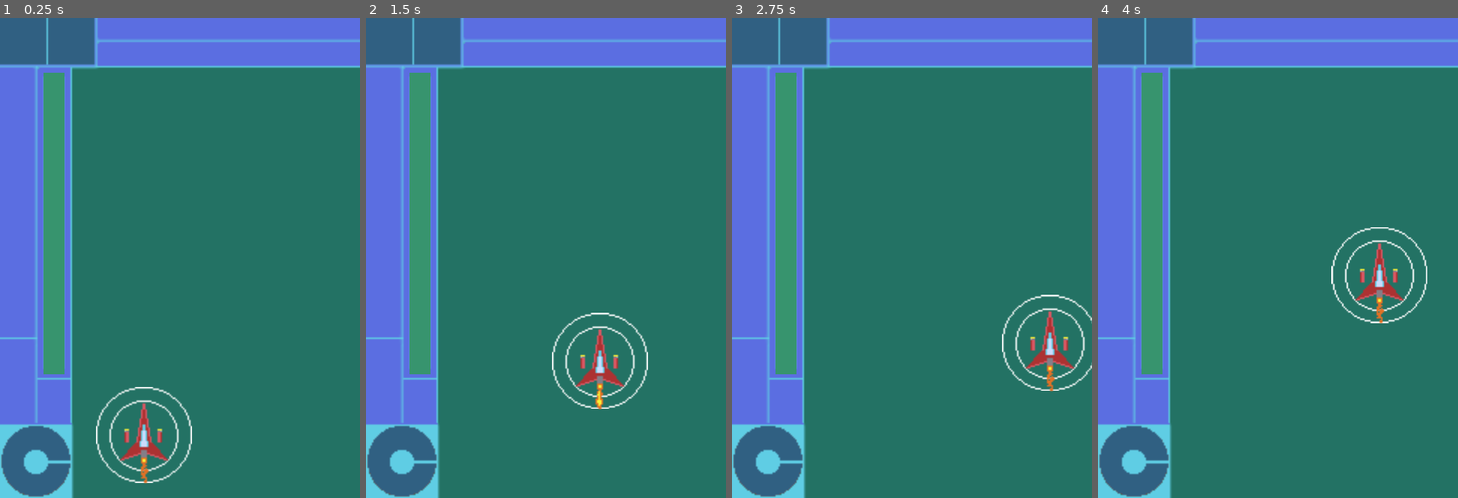
Above: before the commit, frames 1-4 (left to right).
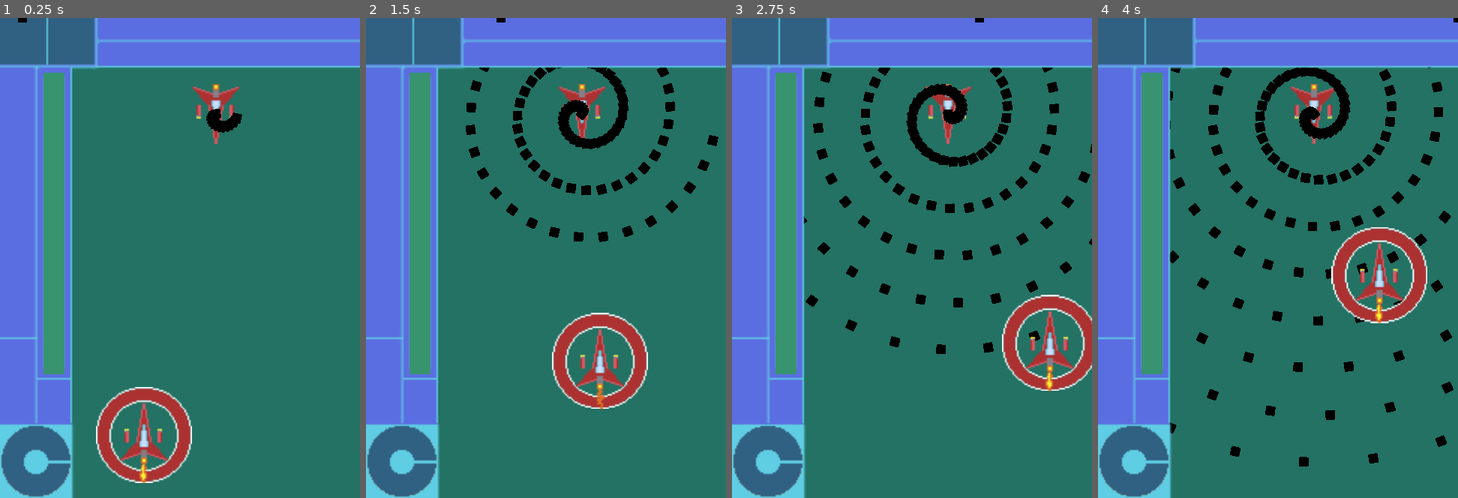
Above: after the commit, the same moments.

Repository: AceSoren/Datastream
Game: Godot game, scene res://Main.tscn
The game is run twice, just before and just after one commit, with the same random seed, the same clock (stepped at 60 frames per second) and the same inputs. Before the commit the project starts from res://Battle Screen.tscn. The engine's default icon, where the game draws it, is replaced by a stand-in: a white triangle on a blue panel in a dark square.
Inputs:
- Up to frame 1 (0.25 s): no input
- Up to frame 2 (1.5 s): hold D (move_right) 0.53-1.28 s; hold W (move_fore) 0.53-1.28 s; hold S (move_back) from 1.28 s (still down); tap W (move_fore) at 1.35 s
- Up to frame 3 (2.75 s): release S (move_back) at 2.03 s; hold D (move_right) from 2.03 s (still down); hold W (move_fore) from 2.03 s (still down)
- Up to frame 4 (4 s): release W (move_fore) at 2.78 s; tap W (move_fore) at 2.85 s; release D (move_right) at 3.53 s; hold A (move_left) from 3.53 s (still down); hold W (move_fore) from 3.53 s (still down)

The runs differ from the first frame. In frame 1, 2.7% of the frame differs, in the area x 5-68%, y 0-98%; in frame 2, 5.6%; in frame 3, 6.5%; in frame 4, 7.4%, in the area x 19-100%, y 0-94%.

Commit message:
Added enemy and bullets
* Added bullets and enemy attack pattern
* Luckily bullets fly under the HUD when spawned by enemy unit
TODO: Implement preliminary hitbox functionality

Diff:
--- /dev/null
+++ b/Bullets.gd
@@ -0,0 +1,16 @@
+extends Node2D
+
+
+# Declare member variables here. Examples:
+# var a = 2
+# var b = "text"
+
+
+# Called when the node enters the scene tree for the first time.
+func _ready():
+	pass # Replace with function body.
+
+
+# Called every frame. 'delta' is the elapsed time since the previous frame.
+func _process(delta):
+	self.position += Vector2(1,0).rotated(rotation)
--- /dev/null
+++ b/Bullets.tscn
@@ -0,0 +1,16 @@
+[gd_scene load_steps=3 format=2]
+
+[ext_resource path="res://icon.png" type="Texture" id=1]
+[ext_resource path="res://Bullets.gd" type="Script" id=2]
+
+[node name="Bullets" type="Node2D"]
+script = ExtResource( 2 )
+
+[node name="Sprite" type="Sprite" parent="."]
+modulate = Color( 0, 0, 0, 1 )
+scale = Vector2( 0.1, 0.1 )
+texture = ExtResource( 1 )
+
+[node name="RayCast2D" type="RayCast2D" parent="."]
+enabled = true
+cast_to = Vector2( 0, 5 )
--- /dev/null
+++ b/Enemy.gd
@@ -0,0 +1,20 @@
+extends Node2D
+
+var BulletScene = load("res://Bullets.tscn")
+# Declare member variables here. Examples:
+# var a = 2
+# var b = "text"
+
+
+# Called when the node enters the scene tree for the first time.
+func _ready():
+	pass # Replace with function body.
+
+
+# Called every frame. 'delta' is the elapsed time since the previous frame.
+func _process(delta):
+	rotate(0.2)
+	var b = BulletScene.instance()
+	b.position = self.position
+	b.rotation = self.rotation
+	get_parent().add_child(b)
--- /dev/null
+++ b/Enemy.tscn
@@ -0,0 +1,16 @@
+[gd_scene load_steps=3 format=2]
+
+[ext_resource path="res://FIGHTER-Sheet.png" type="Texture" id=1]
+[ext_resource path="res://Enemy.gd" type="Script" id=2]
+
+[node name="Enemy" type="Node2D"]
+position = Vector2( 144, 64 )
+
+[node name="Sprite" type="Sprite" parent="."]
+texture = ExtResource( 1 )
+flip_v = true
+region_enabled = true
+region_rect = Rect2( 16, 2, 32, 40 )
+
+[node name="Node2D" type="Node2D" parent="Sprite"]
+script = ExtResource( 2 )
--- a/Fighter.gd
+++ b/Fighter.gd
@@ -13,7 +13,6 @@
 	if Input.is_action_pressed("move_back"):
 		move_and_slide(Vector2(0, 80))
 
-
 func _physics_process(delta):
 	get_input(delta)
 	move_and_slide(vel)
--- /dev/null
+++ b/Main.gd
@@ -0,0 +1,16 @@
+extends Node2D
+
+
+# Declare member variables here. Examples:
+# var a = 2
+# var b = "text"
+
+
+# Called when the node enters the scene tree for the first time.
+func _ready():
+	pass # Replace with function body.
+
+
+# Called every frame. 'delta' is the elapsed time since the previous frame.
+#func _process(delta):
+#	pass
--- /dev/null
+++ b/Main.tscn
@@ -0,0 +1,15 @@
+[gd_scene load_steps=5 format=2]
+
+[ext_resource path="res://Main.gd" type="Script" id=1]
+[ext_resource path="res://Enemy.tscn" type="PackedScene" id=2]
+[ext_resource path="res://Player.tscn" type="PackedScene" id=3]
+[ext_resource path="res://Bullets.tscn" type="PackedScene" id=4]
+
+[node name="Node2D" type="Node2D"]
+script = ExtResource( 1 )
+
+[node name="Enemy" parent="." instance=ExtResource( 2 )]
+
+[node name="Ui-Base" parent="." instance=ExtResource( 3 )]
+
+[node name="Bullets" parent="." instance=ExtResource( 4 )]
--- a/Battle Screen.tscn
+++ b/Player.tscn
@@ -78,10 +78,10 @@
 position = Vector2( 0, 7.75758 )
 scale = Vector2( 1, 0.969697 )
 frames = SubResource( 2 )
+frame = 1
 playing = true
 
 [node name="Health-meter" type="Sprite" parent="KinematicBody2D/Hitbox/Fighter"]
-visible = false
 show_behind_parent = true
 position = Vector2( 0, -9 )
 texture = ExtResource( 8 )
--- a/project.godot
+++ b/project.godot
@@ -11,7 +11,7 @@
 [application]
 
 config/name="DataStream"
-run/main_scene="res://Battle Screen.tscn"
+run/main_scene="res://Main.tscn"
 config/icon="res://icon.png"
 
 [display]
@@ -30,6 +30,7 @@
 [global]
 
 render=false
+directional=false
 
 [input]
 
